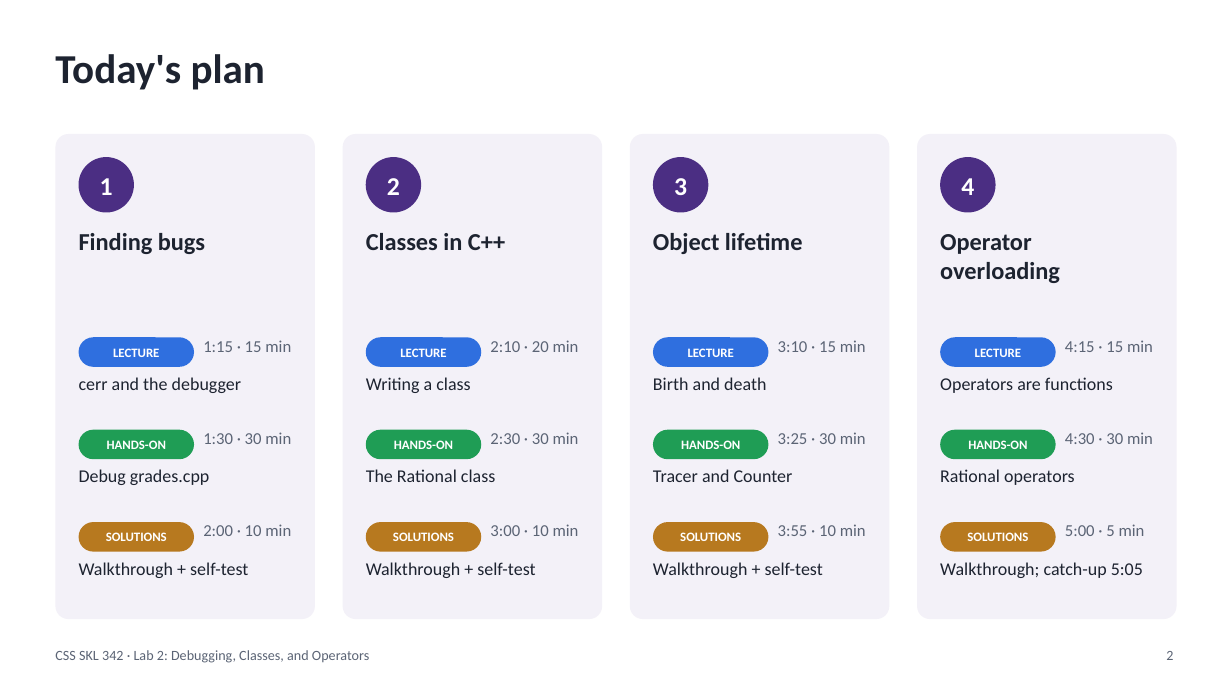
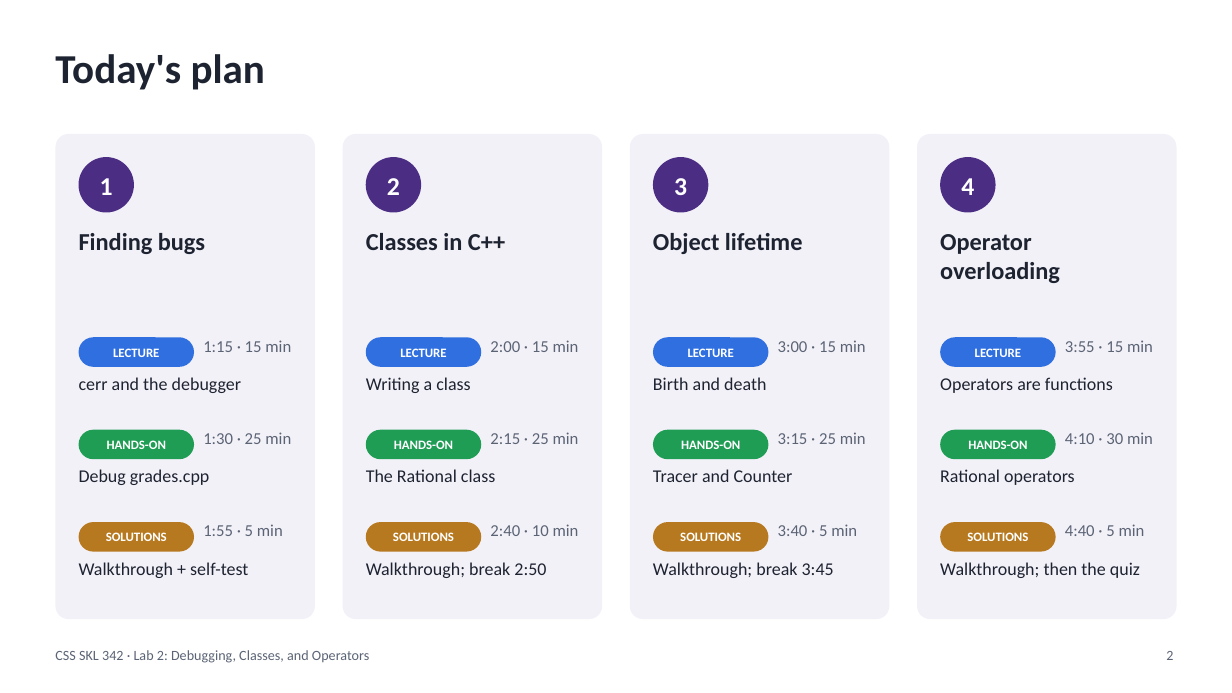
Before and after one commit to myuwbclasses/CSSSKL-342, a slide deck: slide 2 of Lab2/Lab2-Slides.pptx. Drawn at 1232x693 pixels with LibreOffice and Linux fonts; fonts in the diff are those of the drawing. Boxes give left, top, right and bottom in pixels: in the first picture for what was removed or moved away, otherwise in the second. Text is boxed around its words. In the diff, an @@ line names an element or a change of style, - is before the commit and + after.

```diff
--- a/Lab2/Lab2-Slides.pptx
+++ b/Lab2/Lab2-Slides.pptx
@@ text at [490,340,579,352]: text changed @@
-2:10 · 20 min
+2:00 · 15 min
@@ text at [778,340,866,352]: text changed @@
-3:10 · 15 min
+3:00 · 15 min
@@ text at [1065,340,1153,352]: text changed @@
-4:15 · 15 min
+3:55 · 15 min
@@ text at [203,432,291,444]: text changed @@
-1:30 · 30 min
+1:30 · 25 min
@@ text at [490,432,579,444]: text changed @@
-2:30 · 30 min
+2:15 · 25 min
@@ text at [778,432,866,444]: text changed @@
-3:25 · 30 min
+3:15 · 25 min
@@ text at [1065,432,1153,444]: text changed @@
-4:30 · 30 min
+4:10 · 30 min
@@ text at [203,524,283,536]: text changed @@
-2:00 · 10 min
+1:55 · 5 min
@@ text at [490,524,579,536]: text changed @@
-3:00 · 10 min
+2:40 · 10 min
@@ text at [778,524,857,536]: text changed @@
-3:55 · 10 min
+3:40 · 5 min
@@ text at [1065,524,1145,536]: text changed @@
-5:00 · 5 min
+4:40 · 5 min
@@ text at [366,562,546,578]: text changed @@
-Walkthrough + self-test
+Walkthrough; break 2:50
@@ text at [653,562,834,578]: text changed @@
-Walkthrough + self-test
+Walkthrough; break 3:45
@@ text at [940,562,1140,578]: text changed @@
-Walkthrough; catch-up 5:05
+Walkthrough; then the quiz
```
Also in this commit, not shown: 15 other slides changed, 4 slides added, 3 slides removed, 47 other files.
